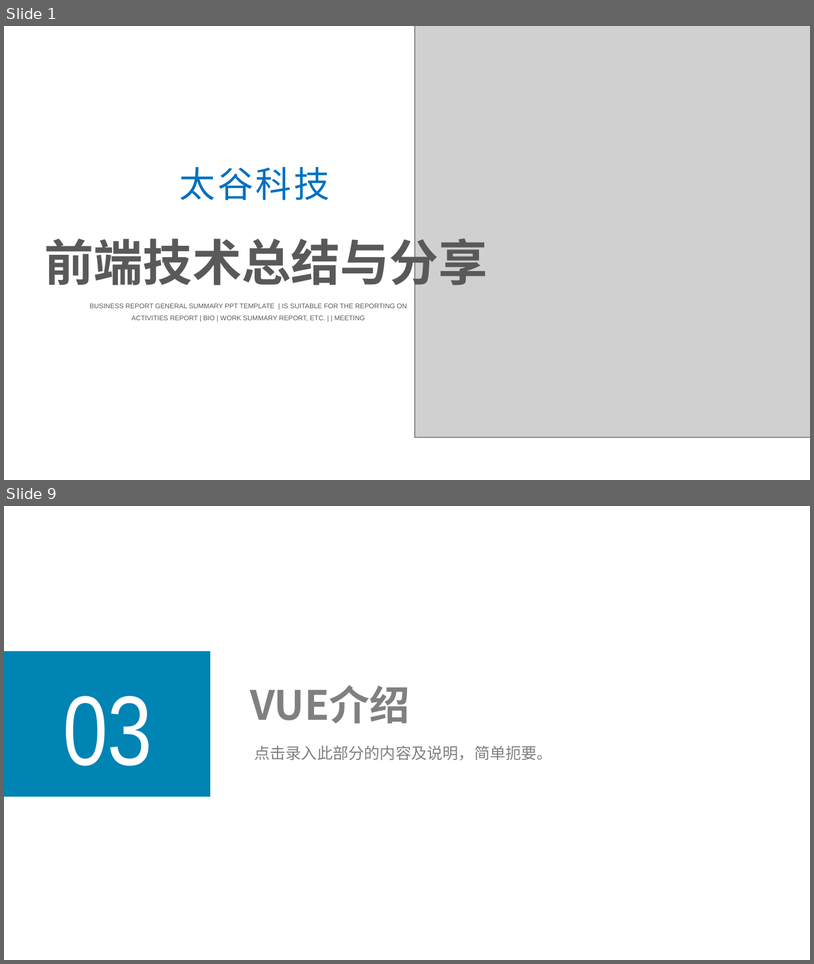
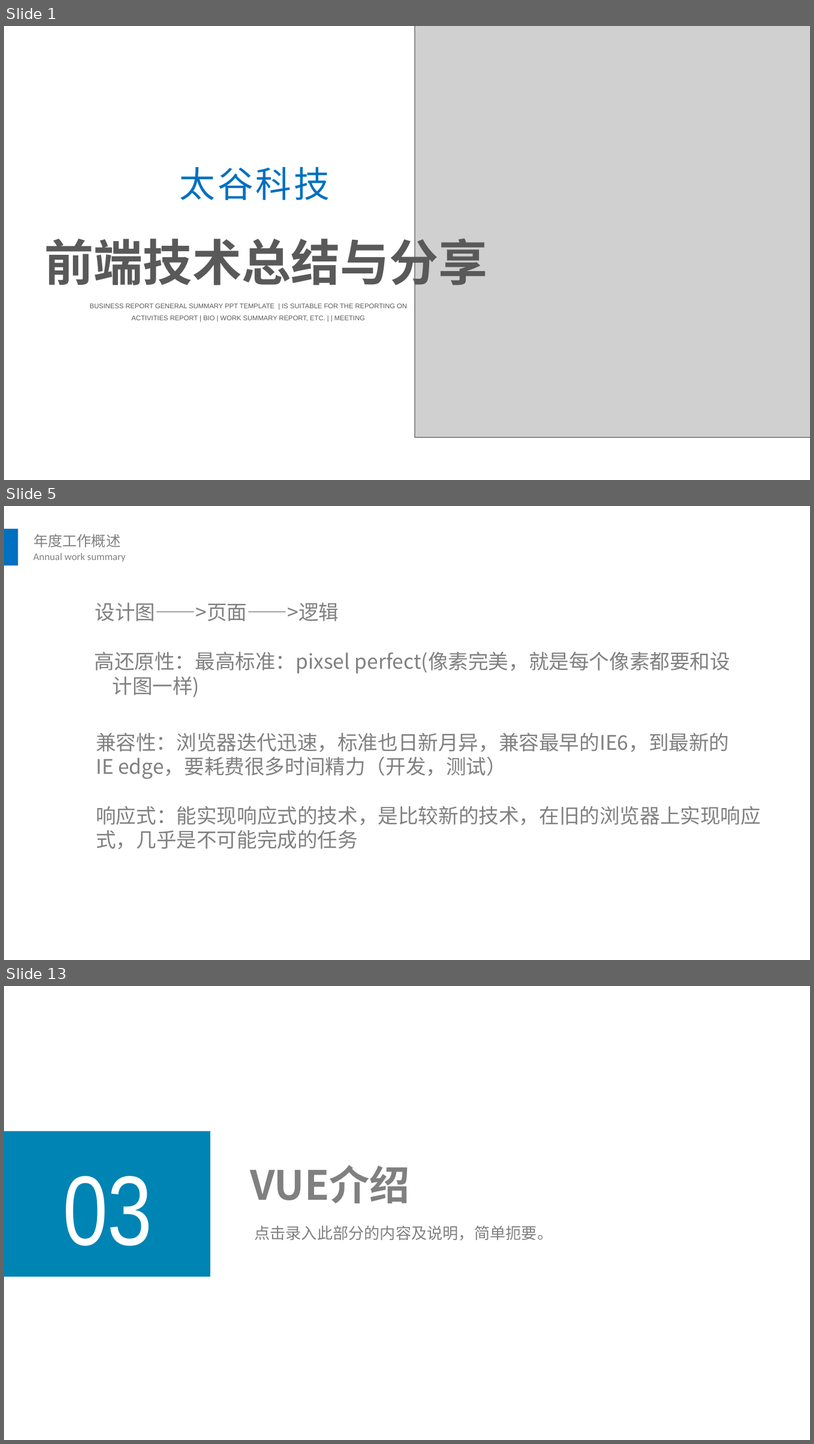
Before and after one commit to linda1212/FrontEndStack, a slide deck: 带你了解前端.pptx. Shown one above the other, each under a label of ours: slides 1 and 9 before the commit, slides 1, 5 and 13 after it; the slides between them are not shown. The pictures are 814x964 and 814x1444 pixels, drawn with LibreOffice and Linux fonts; fonts in the diff are those of the drawing; grey boxes stand for pictures. Boxes give left, top, right and bottom in pixels: in the first picture for what was removed or moved away, otherwise in the second. Text is boxed around its words. In the diff, an @@ line names an element or a change of style, - is before the commit and + after.

```diff
--- a/带你了解前端.pptx
+++ b/带你了解前端.pptx
@@ slide 5 added at [4,506,810,960], background #FFFFFF @@
@@ rectangle added at [4,529,18,565], fill #0070C0 @@
@@ text added at [33,534,120,547], 13 pt, text #808080 @@
+年度工作概述
@@ text added at [33,553,126,562], 9 pt, text #808080 @@
+Annual work summary
@@ text added at [95,603,339,621], 18 pt, text #808080 @@
+设计图——>页面——>逻辑
@@ text added at [94,651,731,697], 18 pt, text #808080 @@
+高还原性：最高标准：pixsel perfect(像素完美，就是每个像素都要和设 计图一样)
@@ text added at [96,733,729,779], 18 pt, text #808080 @@
+兼容性：浏览器迭代迅速，标准也日新月异，兼容最早的IE6，到最新的IE edge，要耗费很多时间精力（开发，测试）
@@ text added at [96,805,761,849], 18 pt, text #808080 @@
+响应式：能实现响应式的技术，是比较新的技术，在旧的浏览器上实现响应式，几乎是不可能完成的任务
@@ what was slide 9 is now slide 13 @@
```
Also in this commit, not shown: 5 slides changed, 6 other slides added, 3 slides removed, 2 other files.
